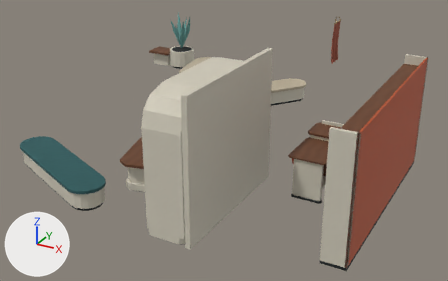
The glTF model external_packages/shopping_promenade_20261009/exports/SHOP_D09_P72_A366__fitout.glb, before and after one commit.
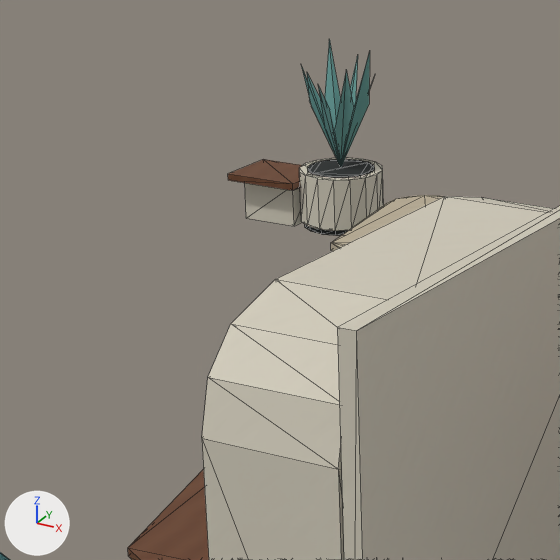
Each version appears first whole from a 50 mm lens placed at (7.83, -13.26, 6.46), pointed at (0.74, -0.36, 0.01), and next in a close-up on the part from 18% to 55% of the width and 0% to 58% of the height. Arrows for +X, +Y and +Z are at lower left; the lights stay in place. The first two pictures are the older version. The close-ups show mesh edges as thin lines. Vertices at exactly the same position are counted once.

Objects in the first close-up: 'SHOP_D09_P72_A366__fitout__dark_rubber', 'SHOP_D09_P72_A366__fitout__ivory_enamel', 'SHOP_D09_P72_A366__fitout__oatmeal_weave', 'SHOP_D09_P72_A366__fitout__quiet_teal', 'SHOP_D09_P72_A366__fitout__warm_walnut' and 1 more.
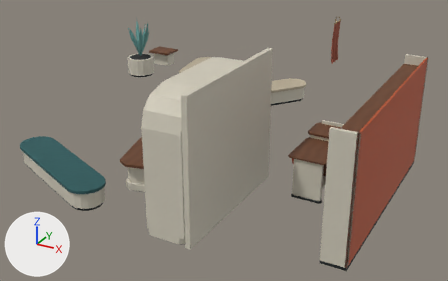
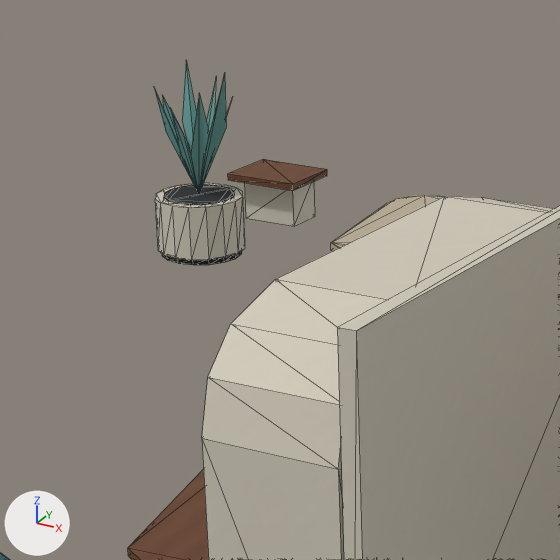
What differs and where, as boxes (x1, y1, x2, y2) in the close-ups (560 x 560 px; the box of a moved part takes in the faces that stretch with it):
'SHOP_D09_P72_A366__fitout__ivory_enamel', reshaped: before (202, 158, 560, 560); after (155, 182, 560, 560)
'SHOP_D09_P72_A366__fitout__quiet_teal', moved: before (301, 39, 372, 167); after (154, 62, 233, 194)
'SHOP_D09_P72_A366__fitout__dark_rubber', reshaped: before (305, 159, 375, 235); after (162, 185, 242, 265)
part 1 of me_shop_d09_p72_a366__fitout__dark_rubber, moved or reshaped: before (305, 225, 348, 235); after (162, 251, 242, 265)
part 2 of me_shop_d09_p72_a366__fitout__dark_rubber, moved or reshaped: before (307, 159, 375, 178); after (164, 185, 234, 205)
part 3 of me_shop_d09_p72_a366__fitout__ivory_enamel, moved or reshaped: before (299, 158, 384, 231); after (155, 183, 245, 260)

The change, as a list of edits to the scene's bpy script:
```text
Change me_shop_d09_p72_a366__fitout__dark_rubber:
    used by ob_shop_d09_p72_a366__fitout__dark_rubber; location = (0.0, 0.0, 0.0)
    remove me_shop_d09_p72_a366__fitout__dark_rubber.from_pydata(...)  # 272 vertices, 488 faces; spans x -4.2..5.35, y -5.0..5.2, z 0.0..2.49
    add me_shop_d09_p72_a366__fitout__dark_rubber.from_pydata(...)  # 272 vertices, 488 faces; spans x -4.9..5.35, y -5.0..4.62, z 0.0..2.49
    me_shop_d09_p72_a366__fitout__dark_rubber part 1: the loose piece of 32 vertices spanning x -4.2..-3.4, y 4.4..5.2, z 0.0..0.06 is moved by (-0.7, -1.5, 0.0)
    me_shop_d09_p72_a366__fitout__dark_rubber part 2: the loose piece of 32 vertices spanning x -4.15..-3.45, y 4.45..5.15, z 0.56..0.6 is moved by (-0.7, -1.5, 0.0)
Change me_shop_d09_p72_a366__fitout__ivory_enamel:
    used by ob_shop_d09_p72_a366__fitout__ivory_enamel; location = (0.0, 0.0, 0.0)
    remove me_shop_d09_p72_a366__fitout__ivory_enamel.from_pydata(...)  # 348 vertices, 654 faces; spans x -4.8..5.35, y -5.05..5.24, z 0.0..3.0
    add me_shop_d09_p72_a366__fitout__ivory_enamel.from_pydata(...)  # 348 vertices, 654 faces; spans x -4.93..5.35, y -5.05..4.9, z 0.0..3.0
    me_shop_d09_p72_a366__fitout__ivory_enamel part 3: the loose piece of 32 vertices spanning x -4.24..-3.37, y 4.36..5.24, z 0.06..0.59 is moved by (-0.7, -1.5, 0.0)
Change me_shop_d09_p72_a366__fitout__quiet_teal:
    used by ob_shop_d09_p72_a366__fitout__quiet_teal; location = (0.0, 0.0, 0.0)
    remove me_shop_d09_p72_a366__fitout__quiet_teal.from_pydata(...)  # 25 vertices, 16 faces; spans x -4.18..-3.42, y 4.42..5.18, z 0.6..1.85
    add me_shop_d09_p72_a366__fitout__quiet_teal.from_pydata(...)  # 25 vertices, 16 faces; spans x -4.88..-4.12, y 2.92..3.68, z 0.6..1.85
    me_shop_d09_p72_a366__fitout__quiet_teal part 4: the whole mesh is moved by (-0.7, -1.5, 0.0)
```
